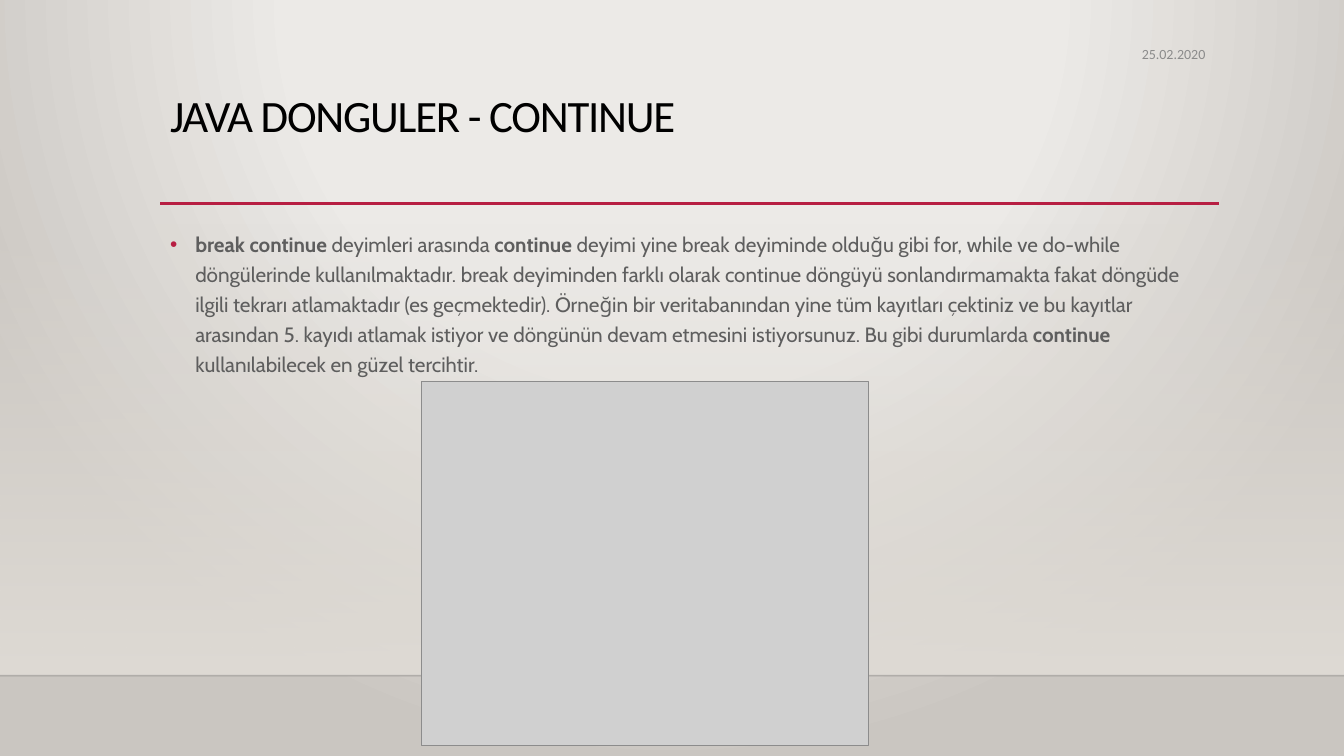
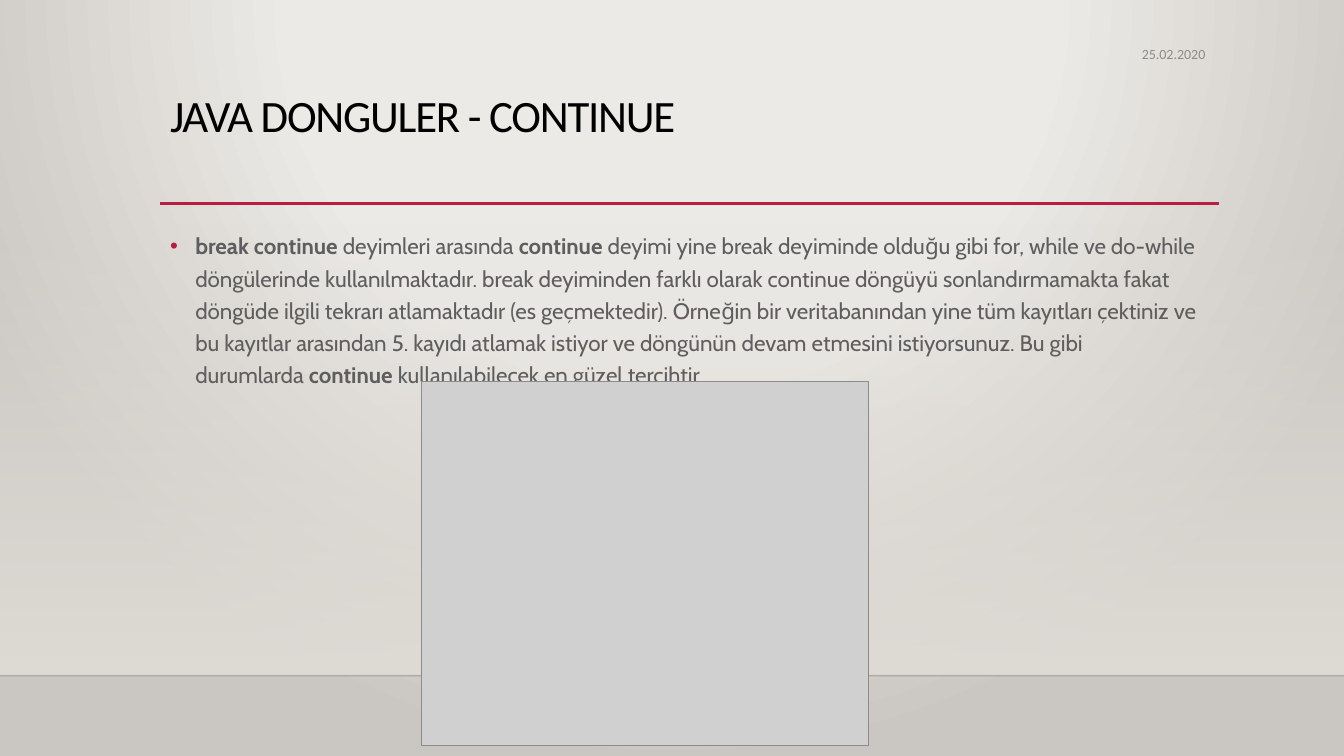
Before and after one commit to Tuyji/Medipol_OOP_2021, a slide deck: slide 9 of w3/w3_OOP_2021.pptx. Drawn at 1344x756 pixels with LibreOffice and Linux fonts; fonts in the diff are those of the drawing; grey boxes stand for pictures; background and template pictures are left out. Boxes give left, top, right and bottom in pixels: in the first picture for what was removed or moved away, otherwise in the second. Text is boxed around its words. In the diff, an @@ line names an element or a change of style, - is before the commit and + after.

```diff
--- a/w3/w3_OOP_2021.pptx
+++ b/w3/w3_OOP_2021.pptx
@@ text "break continue deyimleri arasında continue ..." at (x1=195, y1=237, x2=1196, y2=389): size 14.8 to 16 pt @@
```
Also in this commit, not shown: 4 other slides changed, 11 other files.
